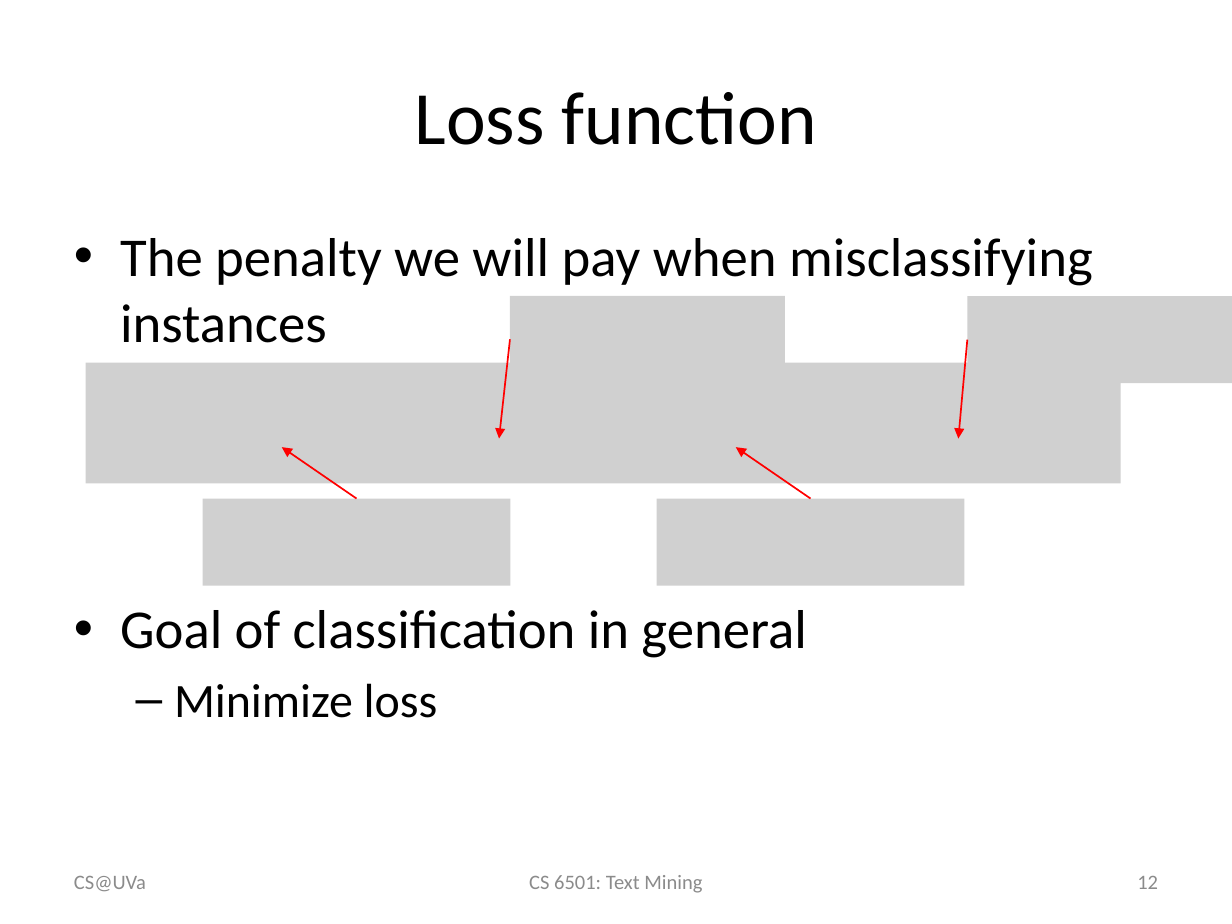
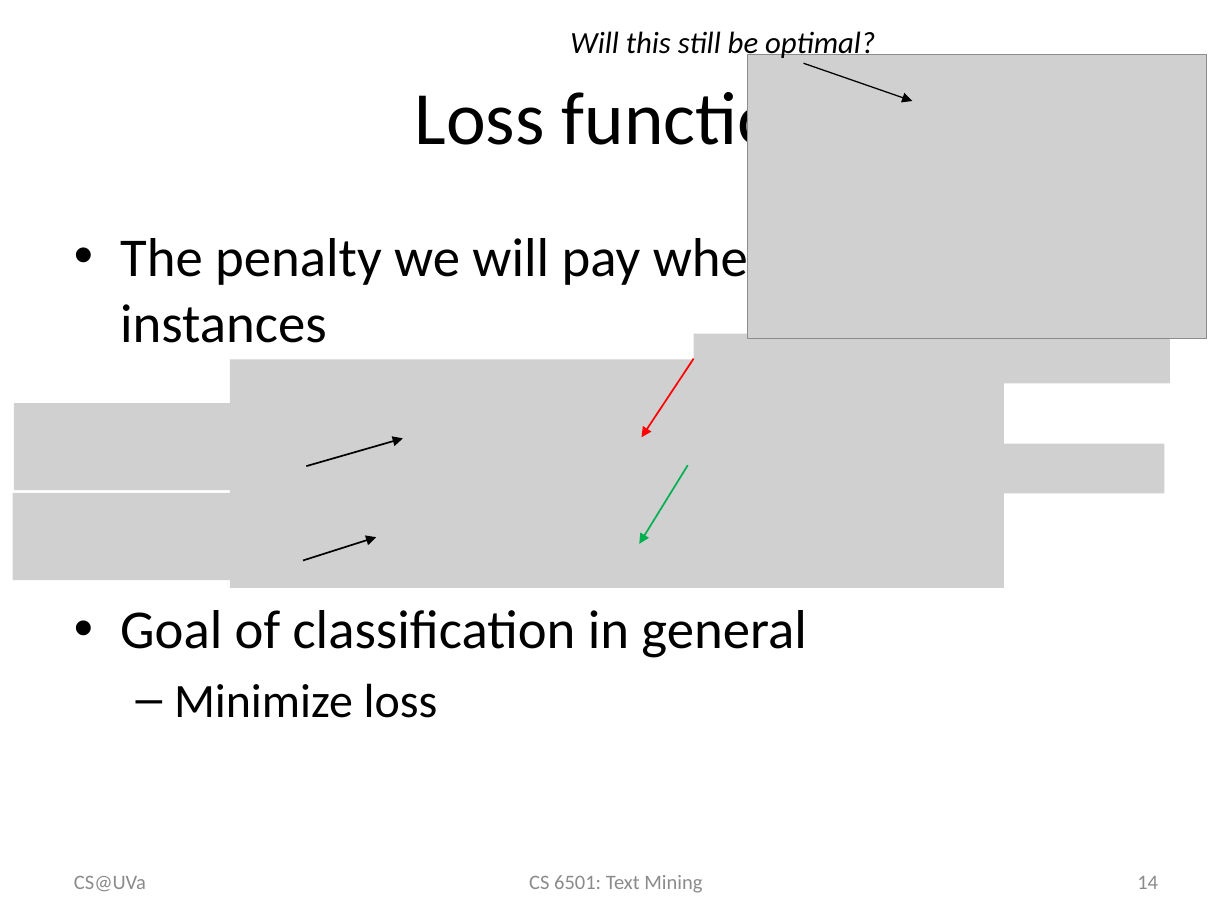
Before and after one commit to wang296/CS6501-Text-Mining, a slide deck: slide 14 of docs/TextCategorization.pptx (slide 12 before the commit). Drawn at 1232x924 pixels with LibreOffice and Linux fonts; fonts in the diff are those of the drawing; grey boxes stand for pictures. Boxes give left, top, right and bottom in pixels: in the first picture for what was removed or moved away, otherwise in the second. Text is boxed around its words. In the diff, an @@ line names an element or a change of style, - is before the commit and + after.

```diff
--- a/docs/TextCategorization.pptx
+++ b/docs/TextCategorization.pptx
@@ text added at [570,31,875,61], 18 pt, text #000000, italic @@
+Will this still be optimal?
@@ picture added at [748,54,1207,339] @@
@@ arrow added from (803, 63) to (913, 101), #000000 0.75 pt @@
@@ picture removed at [510,296,785,383] @@
@@ picture removed at [967,296,1232,383] @@
@@ arrow moved from (510, 339) - (499, 439) to (694, 359) - (642, 437) @@
@@ picture added at [694,334,1169,383] @@
@@ arrow removed from (967, 340) to (958, 439) @@
@@ picture: place and size @@
-picture at [85,362,1120,483]
+picture at [230,360,1004,589]
@@ picture added at [14,403,322,490] @@
@@ arrow moved from (356, 499) - (282, 447) to (307, 466) - (403, 439) @@
@@ arrow (307, 466) - (403, 439): stroke #FF0000 1 pt to #000000 1 pt @@
@@ picture added at [690,444,1164,493] @@
@@ arrow added from (687, 466) to (639, 543), #00B050 1 pt @@
@@ picture added at [12,493,320,580] @@
@@ picture removed at [202,499,510,586] @@
@@ picture removed at [657,499,965,586] @@
@@ arrow moved from (811, 499) - (736, 447) to (303, 561) - (376, 537) @@
@@ arrow (303, 561) - (376, 537): stroke #FF0000 1 pt to #000000 1 pt @@
@@ page number at [1137,876,1158,889]: text changed @@
-12
+14
```
Also in this commit, not shown: 9 other slides changed, 3 slides added, 3 other files.
